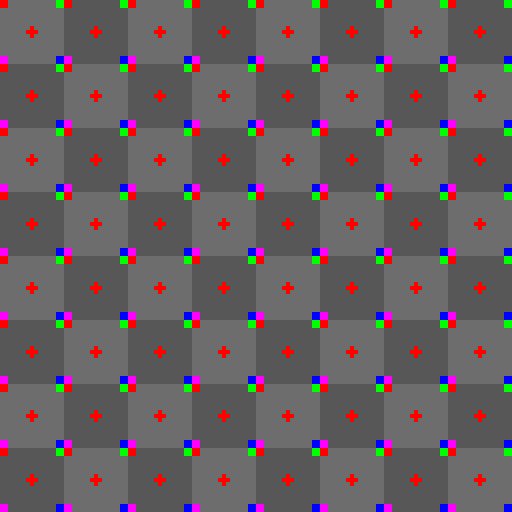
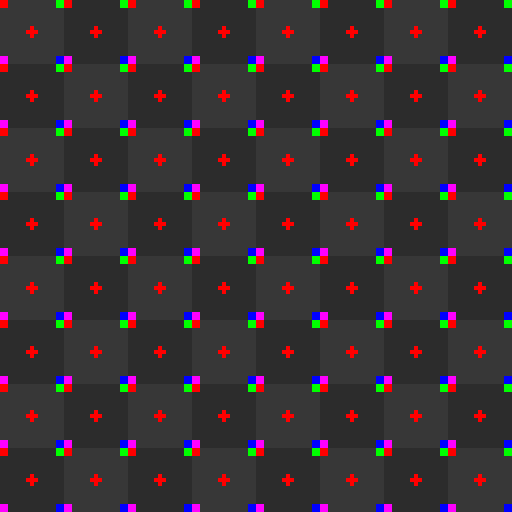
Two versions of the same layered image (512px x 512px). Layer-by-layer changes:
added layer "Ebene #2" (50%) above "Hintergrund" over [0, 0, 512, 512]
